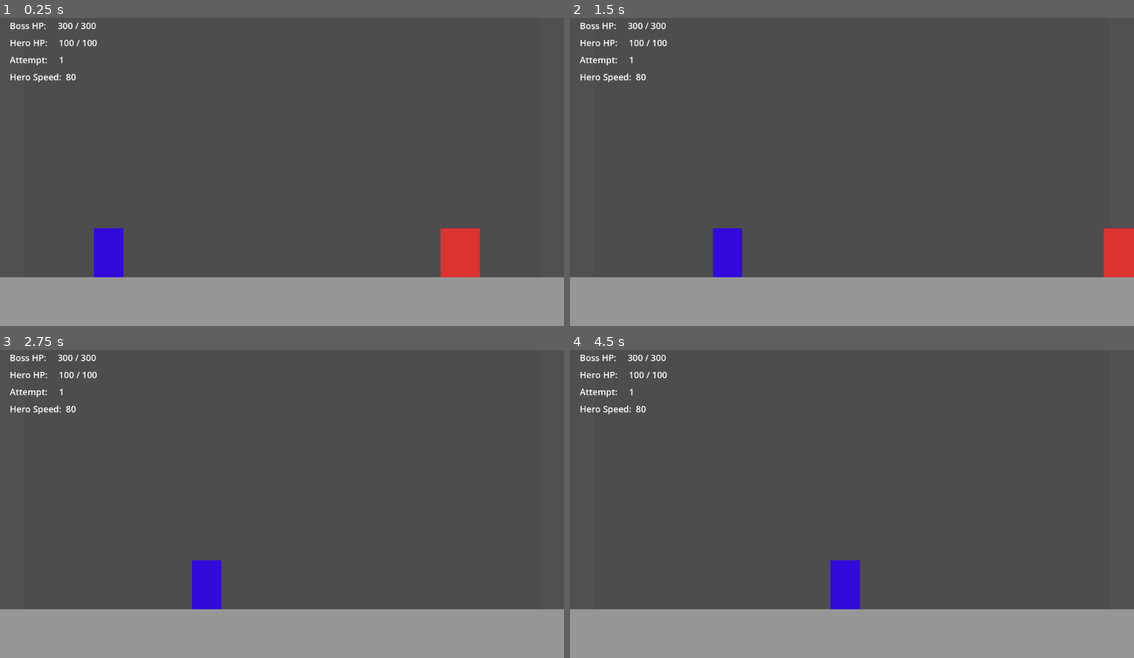
Above: before the commit, frames 1-4 (two rows, left to right).
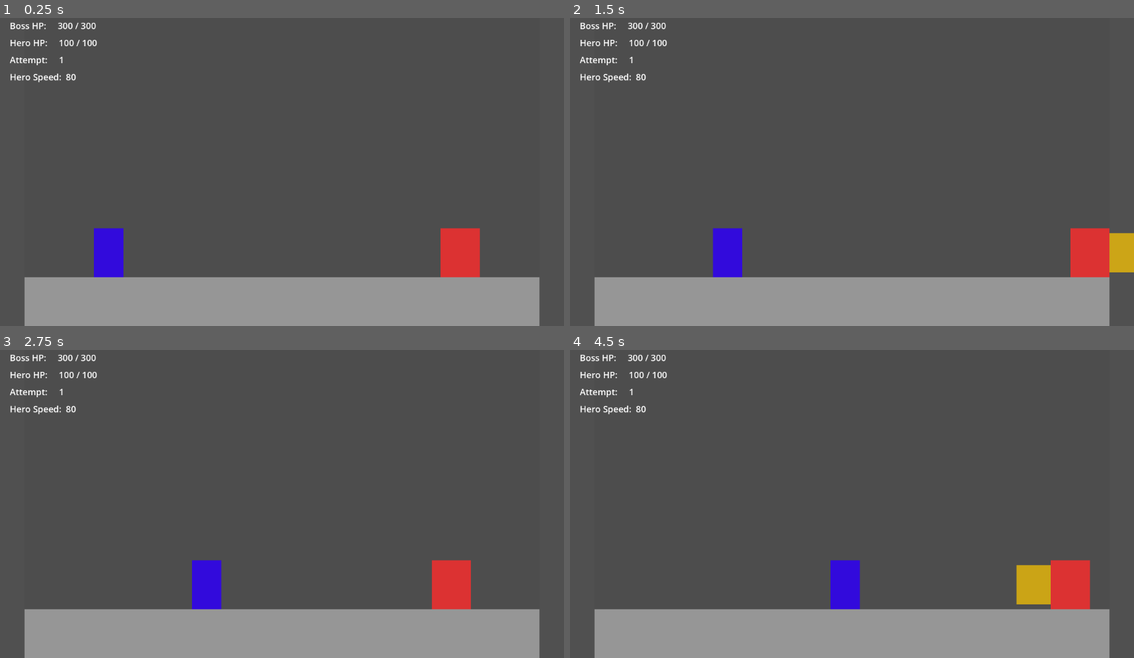
Above: after the commit, the same moments.

Repository: Mausinator08/project-anti-hero
Game: Godot game, scene res://scenes/main.tscn
The game is run twice, just before and just after one commit, with the same random seed, the same clock (stepped at 60 frames per second) and the same inputs.
Inputs:
- Up to frame 1 (0.25 s): no input
- Up to frame 2 (1.5 s): hold D (move_right) from 0.53 s (still down); tap J (boss_light_attack) at 0.6, 1.35 s
- Up to frame 3 (2.75 s): release D (move_right) at 2.03 s; hold A (move_left) from 2.03 s (still down); tap J (boss_light_attack) at 2.1 s
- Up to frame 4 (4.5 s): release A (move_left) at 2.78 s; hold D (move_right) 2.78-4.28 s; tap J (boss_light_attack) at 2.85, 3.6, 4.35 s; hold A (move_left) from 4.28 s (still down)

The runs differ from the first frame. In frame 1, 1.4% of the frame differs, in the area x 0-100%, y 84-100%; in frame 2, 3.0%; in frame 3, 2.5%; in frame 4, 3.3%, in the area x 0-100%, y 68-100%.

Commit message:
Phase 9 arena wall colliders and boss self-damage fix

Diff:
--- a/scenes/main.tscn
+++ b/scenes/main.tscn
@@ -6,6 +6,12 @@
 
 [sub_resource type="RectangleShape2D" id="RectangleShape2D_sgp6g"]
 size = Vector2(1152, 100)
+
+[sub_resource type="RectangleShape2D" id="RectangleShape2D_tbgi4"]
+size = Vector2(50, 648)
+
+[sub_resource type="RectangleShape2D" id="RectangleShape2D_tefeu"]
+size = Vector2(50, 648)
 
 [sub_resource type="RectangleShape2D" id="RectangleShape2D_o5qli"]
 size = Vector2(80, 100)
@@ -26,17 +32,6 @@
 
 [node name="Arena" type="Node2D" parent="." unique_id=565076484]
 
-[node name="LeftWall" type="ColorRect" parent="Arena" unique_id=1184342586]
-offset_right = 50.0
-offset_bottom = 648.0
-color = Color(0.3137255, 0.3137255, 0.3137255, 1)
-
-[node name="RightWall" type="ColorRect" parent="Arena" unique_id=1702875769]
-offset_left = 1102.0
-offset_right = 1152.0
-offset_bottom = 648.0
-color = Color(0.3137255, 0.3137255, 0.3137255, 1)
-
 [node name="Floor" type="StaticBody2D" parent="Arena" unique_id=418825028]
 position = Vector2(0, 548)
 
@@ -48,6 +43,29 @@
 [node name="CollisionShape2D" type="CollisionShape2D" parent="Arena/Floor" unique_id=91959633]
 position = Vector2(576, 50)
 shape = SubResource("RectangleShape2D_sgp6g")
+
+[node name="LeftWall" type="StaticBody2D" parent="Arena" unique_id=2125225119]
+
+[node name="LeftWallColor" type="ColorRect" parent="Arena/LeftWall" unique_id=1568112368]
+offset_right = 50.0
+offset_bottom = 648.0
+color = Color(0.3137255, 0.3137255, 0.3137255, 1)
+
+[node name="CollisionShape2D" type="CollisionShape2D" parent="Arena/LeftWall" unique_id=1045372966]
+position = Vector2(25, 324)
+shape = SubResource("RectangleShape2D_tbgi4")
+
+[node name="RightWall" type="StaticBody2D" parent="Arena" unique_id=1838066965]
+position = Vector2(1102, 0)
+
+[node name="RightWallColor" type="ColorRect" parent="Arena/RightWall" unique_id=1538389545]
+offset_right = 50.0
+offset_bottom = 648.0
+color = Color(0.3137255, 0.3137255, 0.3137255, 1)
+
+[node name="CollisionShape2D" type="CollisionShape2D" parent="Arena/RightWall" unique_id=920596130]
+position = Vector2(25, 324)
+shape = SubResource("RectangleShape2D_tefeu")
 
 [node name="Camera2D" type="Camera2D" parent="." unique_id=1893312184]
 offset = Vector2(576, 324)
--- a/scripts/Boss.gd
+++ b/scripts/Boss.gd
@@ -4,8 +4,8 @@
 const GRAVITY = 980.0
 const MAX_HEALTH: int = 300
 
-# Boss health persists across Hero attempts — this is intentional
-# The Hero chips away at the Boss over multiple runs
+# Boss health persists across Hero attempts intentionally —
+# the Hero chips away at the Boss over multiple runs
 var health: int = MAX_HEALTH
 
 var facing_direction: int = -1
@@ -55,6 +55,8 @@
 	await get_tree().process_frame
 
 	for body in swipe_hitbox.get_overlapping_bodies():
+		if body == self:
+			continue  # Never damage yourself — skip Boss's own body
 		if body.has_method("take_damage"):
 			body.take_damage(25)
 
